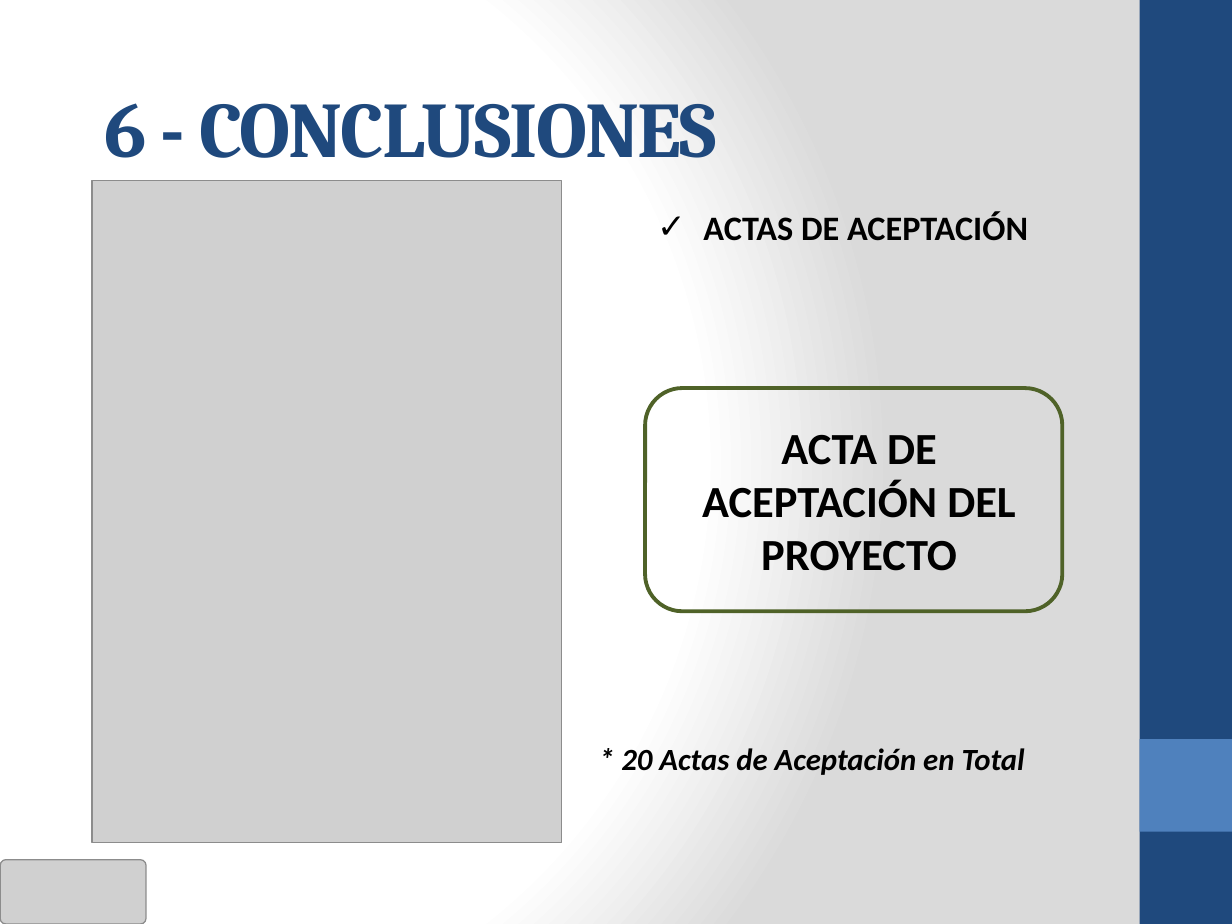
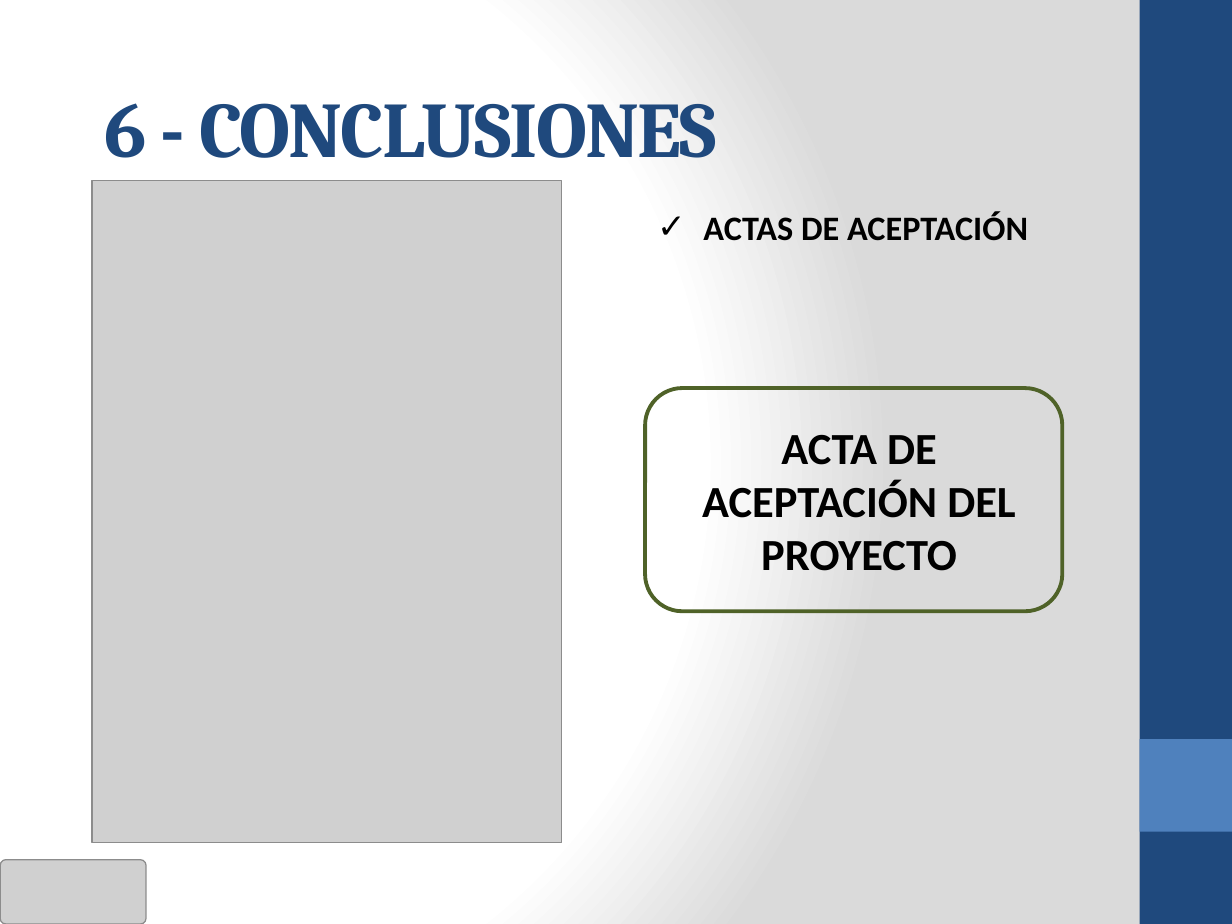
Before and after one commit to cms/proyecto-fya, a slide deck: slide 16 of Presentacion Final Ciclo 2011-02/ANOCFAP-[Presentación Final v3.0].pptx (slide 17 before the commit). Drawn at 1232x924 pixels with LibreOffice and Linux fonts; fonts in the diff are those of the drawing; grey boxes stand for pictures. Boxes give left, top, right and bottom in pixels: in the first picture for what was removed or moved away, otherwise in the second. Text is boxed around its words. In the diff, an @@ line names an element or a change of style, - is before the commit and + after.

```diff
--- a/Presentacion Final Ciclo 2011-02/ANOCFAP-[Presentación Final v3.0].pptx
+++ b/Presentacion Final Ciclo 2011-02/ANOCFAP-[Presentación Final v3.0].pptx
@@ text removed at [621, 748, 1025, 775] @@
-* 20 Actas de Aceptación en Total
```
Also in this commit, not shown: 1 other slide changed, 3 slides added, 6 slides removed.
